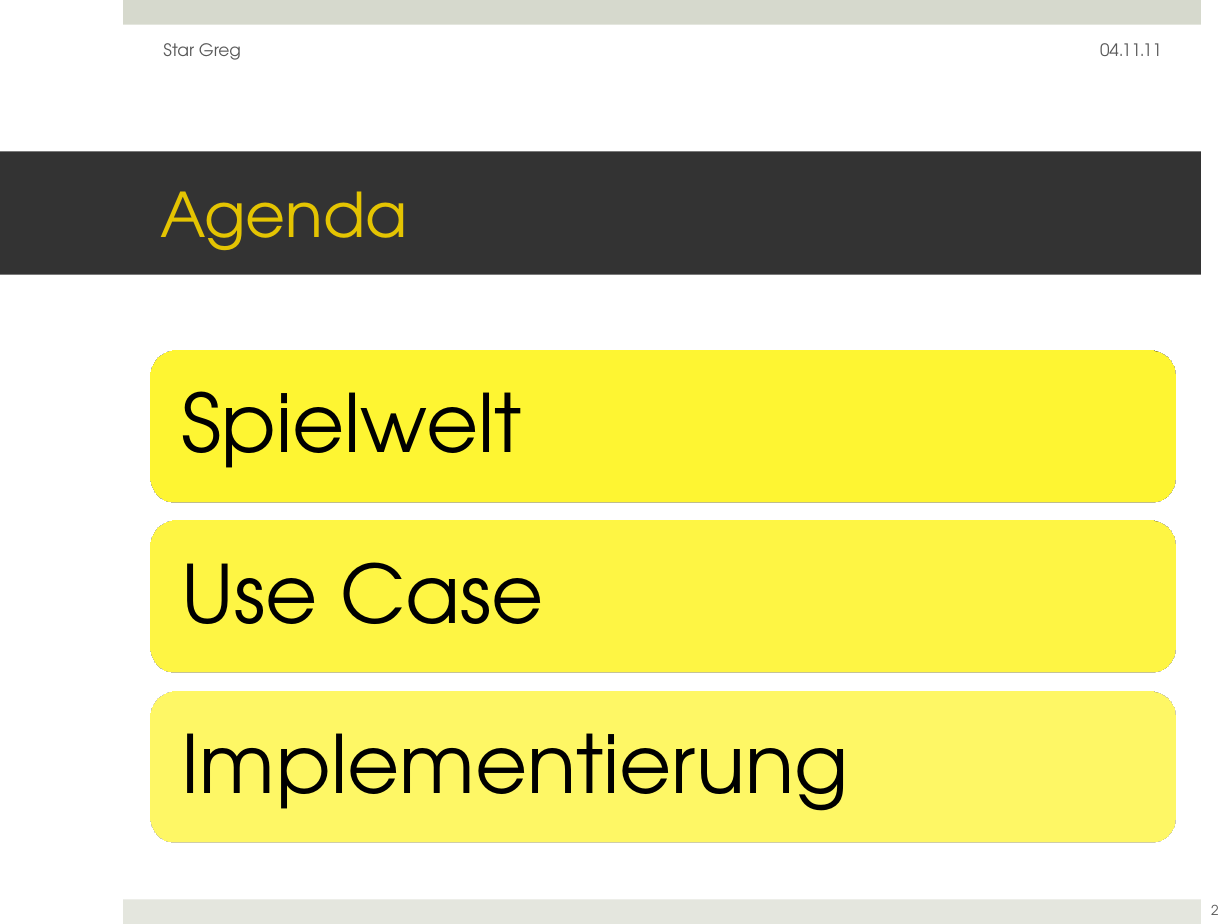
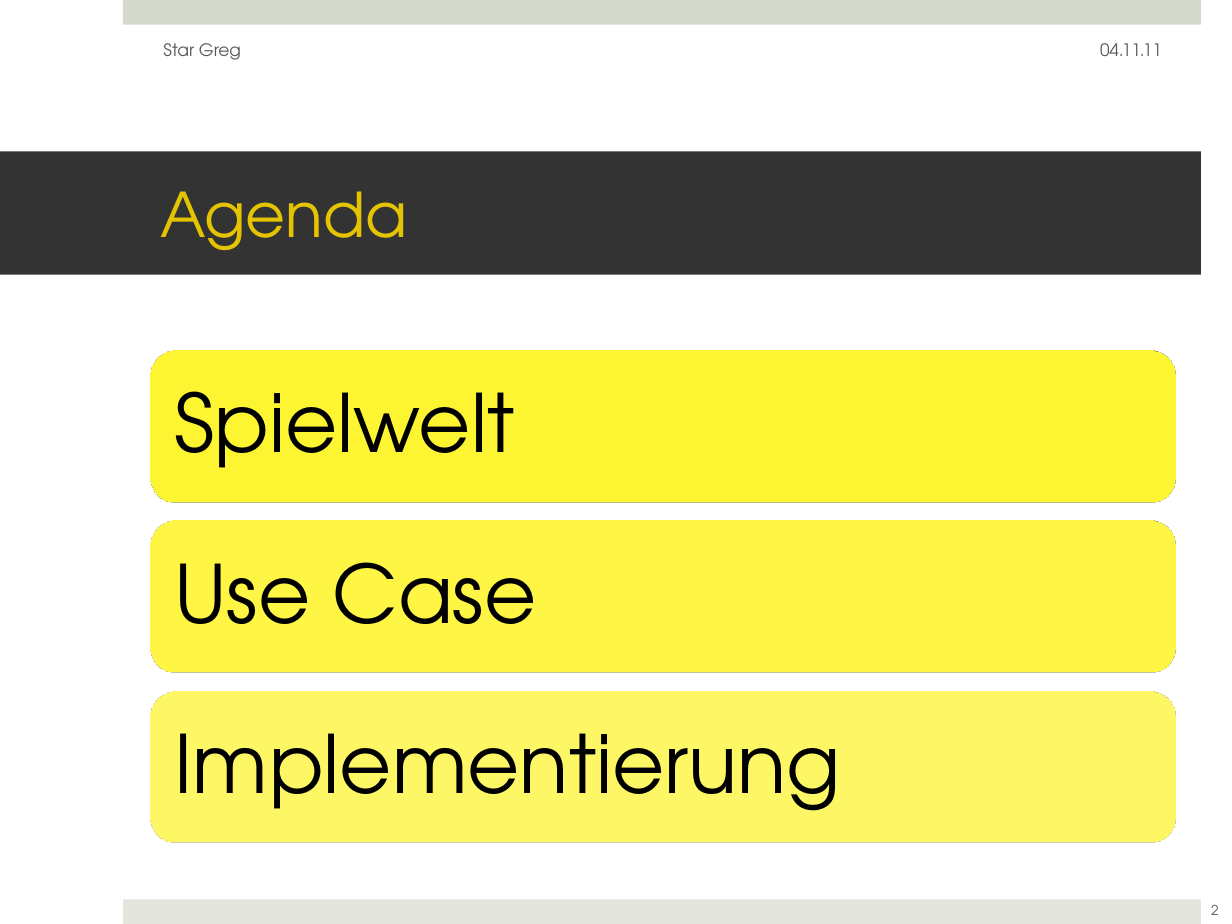
Before and after one commit to ftes/stargreg, a slide deck: slide 2 of 70 Praesentation/20 StarGreg Jan.pptx. Drawn at 1232x924 pixels with LibreOffice and Linux fonts; fonts in the diff are those of the drawing. Boxes give left, top, right and bottom in pixels: in the first picture for what was removed or moved away, otherwise in the second. Text is boxed around its words. In the diff, an @@ line names an element or a change of style, - is before the commit and + after.

```diff
--- a/70 Praesentation/20 StarGreg Jan.pptx
+++ b/70 Praesentation/20 StarGreg Jan.pptx
@@ text "Spielwelt": place and size @@
-text "Spielwelt" at bbox=[182, 391, 522, 468]
+text "Spielwelt" at bbox=[174, 391, 514, 468]
@@ text "Use Case": place and size @@
-text "Use Case" at bbox=[182, 562, 544, 624]
+text "Use Case" at bbox=[174, 562, 537, 624]
@@ text "Implementierung": place and size @@
-text "Implementierung" at bbox=[182, 733, 849, 811]
+text "Implementierung" at bbox=[174, 733, 841, 811]
```
Also in this commit, not shown: 1 other slide changed, 3 slides added.
